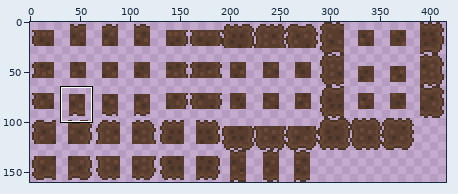
Two versions of one sprite sheet, assets/sprites/walls/Wall_2.png. The picture above shows the old version from afar; the outline marks the close-up.
Close-up. Earlier state:
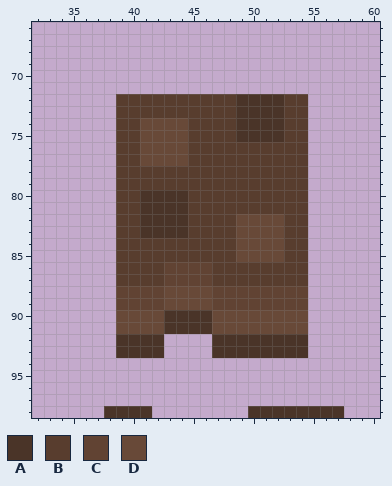
The file is 416x160 pixels. Colours within 5 levels of each other are drawn and written as one. Shown: x 32..60, y 66..98.
Palette (. is transparent): A #4a3428  B #583d2e  C #614333  D #684938
Pixels before, first column x 38:
72 .BBBBBBBBBBAAAABB...
73 .BBBBBBBBBBAAAABB...
74 .BBDDDDBBBBAAAABB...
75 .BBDDDDBBBBAAAABB...
76 .BBDDDDBBBBBBBBBB...
77 .BBDDDDBBBBBBBBBB...
78 .BBBBBBBBBBBBBBBB...
79 .BBBBBBBBBBBBBBBB...
80 .BBAAAABBBBBBBBBB...
81 .BBAAAABBBBBBBBBB...
82 .BBAAAABBBBDDDDBB...
83 .BBAAAABBBBDDDDBB...
84 .BBBBBBBBBBDDDDBB...
85 .BBBBBBBBBBDDDDBB...
86 .BBBBCCCCBBBBBBBB...
87 .BBBBCCCCBBBBBBBB...
88 .CCCCDDDDCCCCCCCC...
89 .CCCCDDDDCCCCCCCC...
90 .DDDDAAAADDDDDDDD...
91 .DDDDAAAADDDDDDDD...
92 .AAAA....AAAAAAAA...
93 .AAAA....AAAAAAAA...
94 ....................
95 ....................
96 ....................
97 ....................
98 AAAA........AAAAAAAA
Once edited:
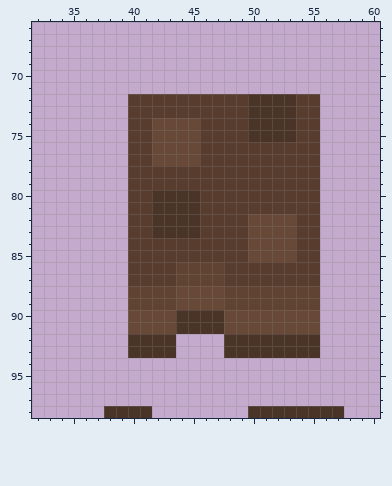
From old to new:
{"y":72,"x":39,"old":"B","new":"."}
{"y":72,"x":49,"old":"A","new":"B"}
{"y":72,"x":53,"old":"B","new":"A"}
{"y":72,"x":55,"old":".","new":"B"}
{"y":73,"x":39,"old":"B","new":"."}
{"y":73,"x":49,"old":"A","new":"B"}
{"y":73,"x":53,"old":"B","new":"A"}
{"y":73,"x":55,"old":".","new":"B"}
{"y":74,"x":39,"old":"B","new":"."}
{"y":74,"x":41,"old":"D","new":"B"}
{"y":74,"x":45,"old":"B","new":"D"}
{"y":74,"x":49,"old":"A","new":"B"}
{"y":74,"x":53,"old":"B","new":"A"}
{"y":74,"x":55,"old":".","new":"B"}
{"y":75,"x":39,"old":"B","new":"."}
{"y":75,"x":41,"old":"D","new":"B"}
{"y":75,"x":45,"old":"B","new":"D"}
{"y":75,"x":49,"old":"A","new":"B"}
{"y":75,"x":53,"old":"B","new":"A"}
{"y":75,"x":55,"old":".","new":"B"}
{"y":76,"x":39,"old":"B","new":"."}
{"y":76,"x":41,"old":"D","new":"B"}
{"y":76,"x":45,"old":"B","new":"D"}
{"y":76,"x":55,"old":".","new":"B"}
{"y":77,"x":39,"old":"B","new":"."}
{"y":77,"x":41,"old":"D","new":"B"}
{"y":77,"x":45,"old":"B","new":"D"}
{"y":77,"x":55,"old":".","new":"B"}
{"y":78,"x":39,"old":"B","new":"."}
{"y":78,"x":55,"old":".","new":"B"}
{"y":79,"x":39,"old":"B","new":"."}
{"y":79,"x":55,"old":".","new":"B"}
{"y":80,"x":39,"old":"B","new":"."}
{"y":80,"x":41,"old":"A","new":"B"}
{"y":80,"x":45,"old":"B","new":"A"}
{"y":80,"x":55,"old":".","new":"B"}
{"y":81,"x":39,"old":"B","new":"."}
{"y":81,"x":41,"old":"A","new":"B"}
{"y":81,"x":45,"old":"B","new":"A"}
{"y":81,"x":55,"old":".","new":"B"}
{"y":82,"x":39,"old":"B","new":"."}
{"y":82,"x":41,"old":"A","new":"B"}
{"y":82,"x":45,"old":"B","new":"A"}
{"y":82,"x":49,"old":"D","new":"B"}
{"y":82,"x":53,"old":"B","new":"D"}
{"y":82,"x":55,"old":".","new":"B"}
{"y":83,"x":39,"old":"B","new":"."}
{"y":83,"x":41,"old":"A","new":"B"}
{"y":83,"x":45,"old":"B","new":"A"}
{"y":83,"x":49,"old":"D","new":"B"}
{"y":83,"x":53,"old":"B","new":"D"}
{"y":83,"x":55,"old":".","new":"B"}
{"y":84,"x":39,"old":"B","new":"."}
{"y":84,"x":49,"old":"D","new":"B"}
{"y":84,"x":53,"old":"B","new":"D"}
{"y":84,"x":55,"old":".","new":"B"}
{"y":85,"x":39,"old":"B","new":"."}
{"y":85,"x":49,"old":"D","new":"B"}
{"y":85,"x":53,"old":"B","new":"D"}
{"y":85,"x":55,"old":".","new":"B"}
{"y":86,"x":39,"old":"B","new":"."}
{"y":86,"x":43,"old":"C","new":"B"}
{"y":86,"x":47,"old":"B","new":"C"}
{"y":86,"x":55,"old":".","new":"B"}
{"y":87,"x":39,"old":"B","new":"."}
{"y":87,"x":43,"old":"C","new":"B"}
{"y":87,"x":47,"old":"B","new":"C"}
{"y":87,"x":55,"old":".","new":"B"}
{"y":88,"x":39,"old":"C","new":"."}
{"y":88,"x":43,"old":"D","new":"C"}
{"y":88,"x":47,"old":"C","new":"D"}
{"y":88,"x":55,"old":".","new":"C"}
{"y":89,"x":39,"old":"C","new":"."}
{"y":89,"x":43,"old":"D","new":"C"}
{"y":89,"x":47,"old":"C","new":"D"}
{"y":89,"x":55,"old":".","new":"C"}
{"y":90,"x":39,"old":"D","new":"."}
{"y":90,"x":43,"old":"A","new":"D"}
{"y":90,"x":47,"old":"D","new":"A"}
{"y":90,"x":55,"old":".","new":"D"}
{"y":91,"x":39,"old":"D","new":"."}
{"y":91,"x":43,"old":"A","new":"D"}
{"y":91,"x":47,"old":"D","new":"A"}
{"y":91,"x":55,"old":".","new":"D"}
{"y":92,"x":39,"old":"A","new":"."}
{"y":92,"x":43,"old":".","new":"A"}
{"y":92,"x":47,"old":"A","new":"."}
{"y":92,"x":55,"old":".","new":"A"}
{"y":93,"x":39,"old":"A","new":"."}
{"y":93,"x":43,"old":".","new":"A"}
{"y":93,"x":47,"old":"A","new":"."}
{"y":93,"x":55,"old":".","new":"A"}
{"label":"changed","picture_box":[116,94,248,358]}
{"label":"changed","picture_box":[284,94,320,358]}
